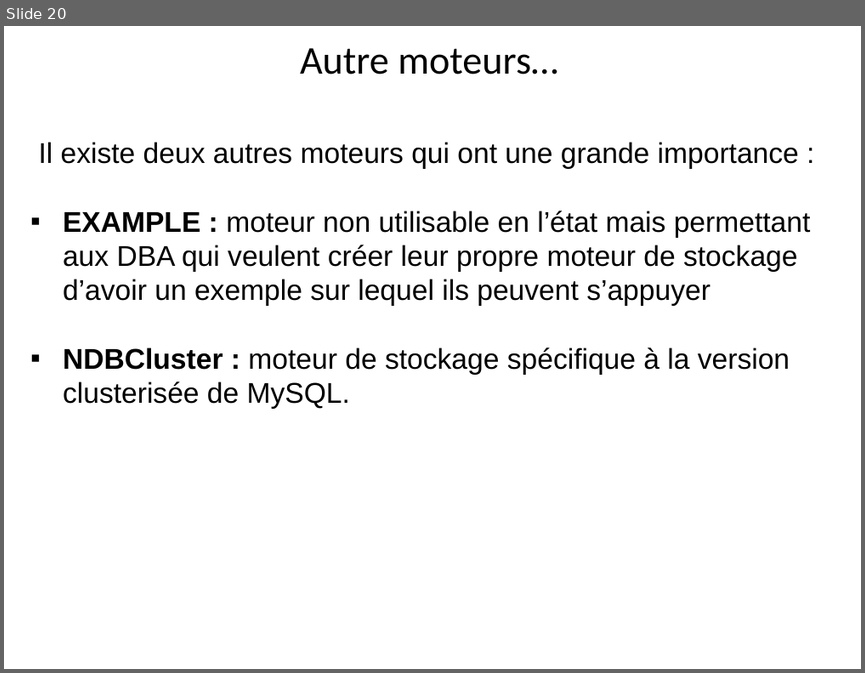
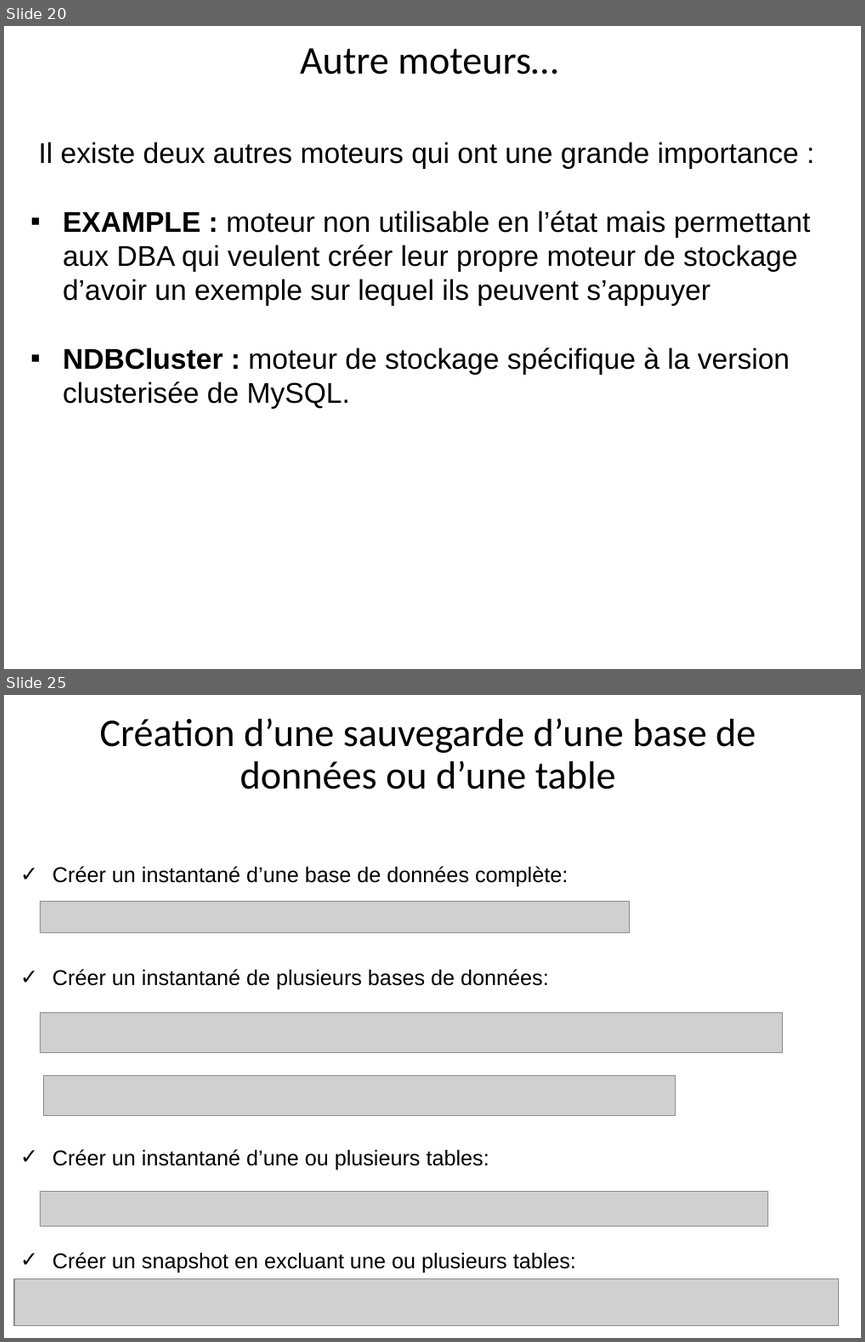
Before and after one commit to hosniah/mysql-labs, a slide deck: Administration MYSQL.pptx. Shown one above the other, each under a label of ours: slide 20 before the commit, slides 20 and 25 after it; the slides between them are not shown. The pictures are 865x673 and 865x1342 pixels, drawn with LibreOffice and Linux fonts; fonts in the diff are those of the drawing; grey boxes stand for pictures. Boxes give left, top, right and bottom in pixels: in the first picture for what was removed or moved away, otherwise in the second. Text is boxed around its words. In the diff, an @@ line names an element or a change of style, - is before the commit and + after.

```diff
--- a/Administration MYSQL.pptx
+++ b/Administration MYSQL.pptx
@@ slide 25 added at bbox=[4, 695, 861, 1338], background #FFFFFF @@
@@ title added at bbox=[100, 718, 755, 789], 33 pt, text #000000 @@
+Création d’une sauvegarde d’une base de données ou d’une table
@@ text added at bbox=[52, 866, 576, 1272], 18 pt, text #000000 @@
+✓ Créer un instantané d’une base de données complète:
+✓ Créer un instantané de plusieurs bases de données:
+✓ Créer un instantané d’une ou plusieurs tables:
+✓ Créer un snapshot en excluant une ou plusieurs tables:
@@ picture added at bbox=[41, 902, 630, 933] @@
@@ picture added at bbox=[41, 1013, 783, 1052] @@
@@ picture added at bbox=[43, 1076, 675, 1115] @@
@@ picture added at bbox=[41, 1191, 768, 1225] @@
@@ picture added at bbox=[14, 1278, 839, 1325] @@
```
Also in this commit, not shown: 2 slides changed, 23 other slides added.
